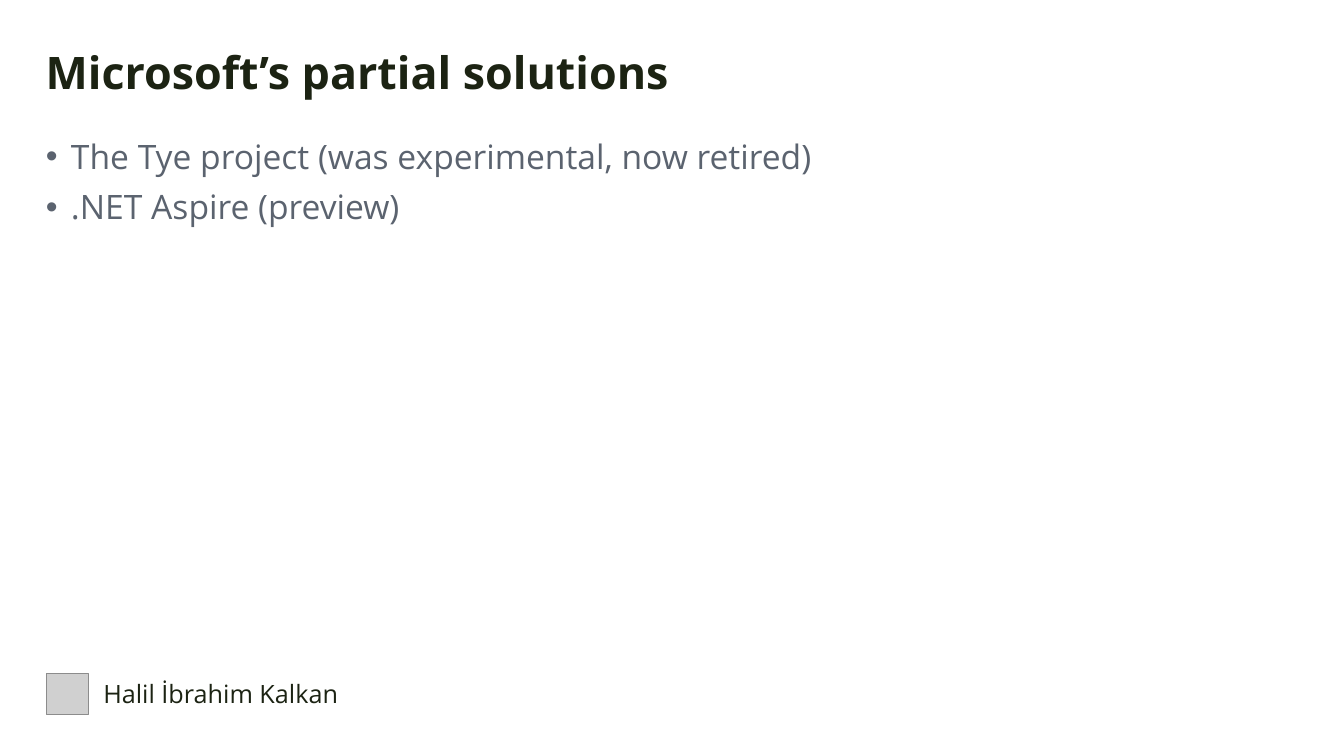
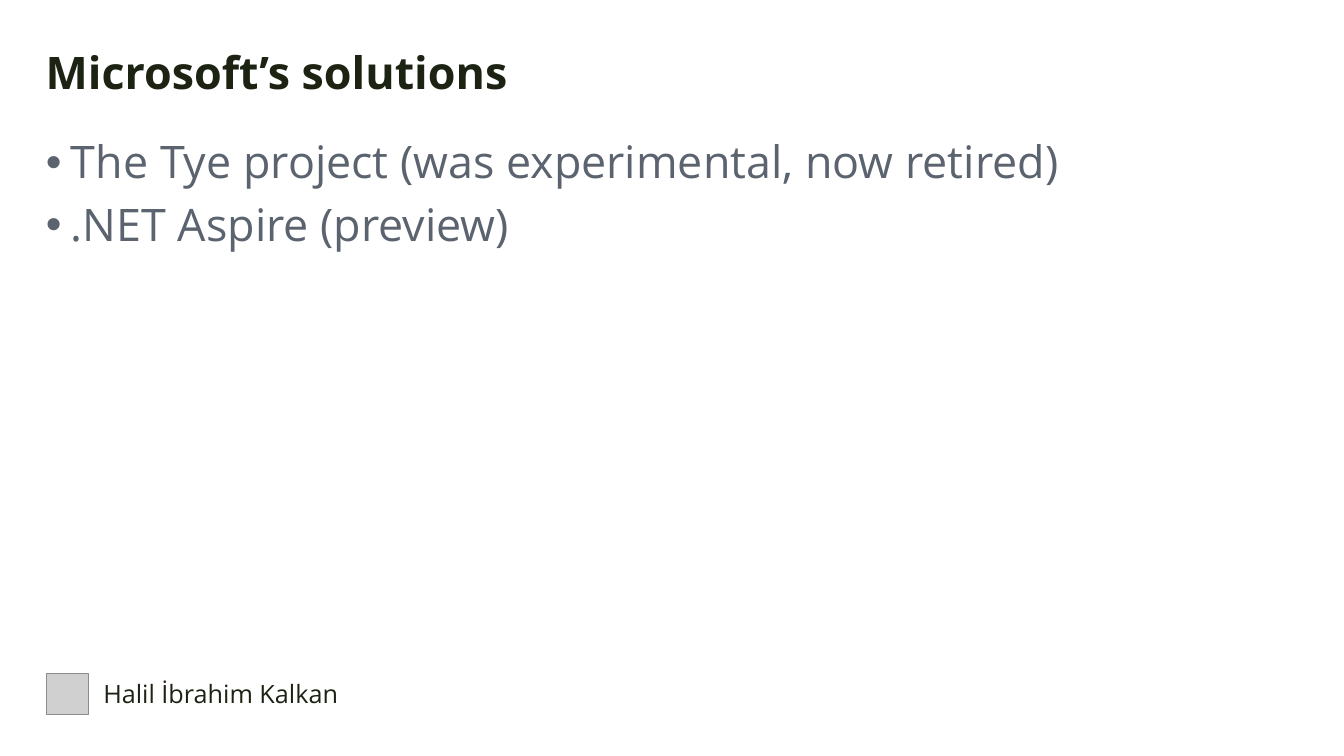
Before and after one commit to hikalkan/presentations, a slide deck: slide 10 of 2024-05-24 DevDays Kubernetes Integrated Dev Environment/Kubernetes Presentation.pptx. Drawn at 1344x756 pixels with LibreOffice and Linux fonts; fonts in the diff are those of the drawing; grey boxes stand for pictures; background and template pictures are left out. Boxes give left, top, right and bottom in pixels: in the first picture for what was removed or moved away, otherwise in the second. Text is boxed around its words. In the diff, an @@ line names an element or a change of style, - is before the commit and + after.

```diff
--- a/2024-05-24 DevDays Kubernetes Integrated Dev Environment/Kubernetes Presentation.pptx
+++ b/2024-05-24 DevDays Kubernetes Integrated Dev Environment/Kubernetes Presentation.pptx
@@ text at (46,54,508,90): text changed @@
-Microsoft’s partial solutions
+Microsoft’s solutions
@@ text "The Tye project (was experimental, ..." at (71,144,1058,252): size 24 to 32 pt @@
```
Also in this commit, not shown: 2 other slides changed, 5 slides added.
